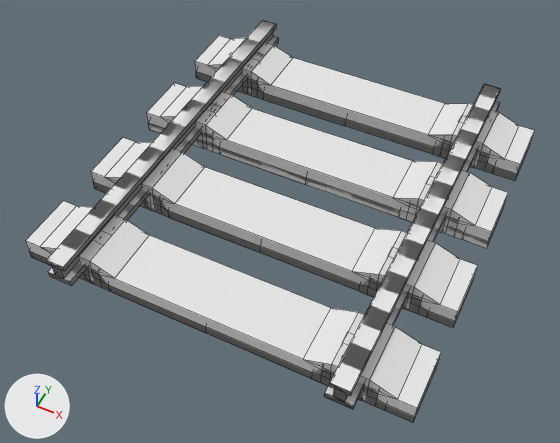
The OBJ model src/main/resources/assets/tc/models/concrete_track.obj, before and after one commit.
Camera for both pictures: a camera (50 mm lens) standing at (0.559, -1.211, 1.376) and looking at (-0.005, -0.082, -0.035). The lights are fixed; the arrows at lower left show +X, +Y and +Z. Mesh edges are drawn as thin lines. Where no turn or scale is listed for an object, it has been applied to the vertices. Vertices at the same position are counted once.

In view in the first picture: 'track_concrete', 'track_concrete.001', 'track_concrete.002'.
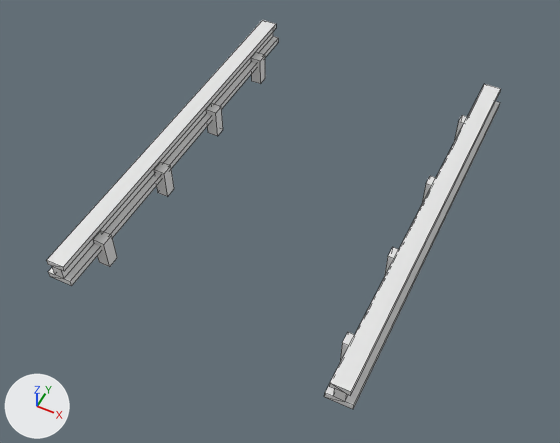
The edits, one by one:
me_track_concrete is used by ob_track_concrete; location (0.0, 0.0, 0.0).
me_track_concrete had 568 vertices, 572 faces and spanned x -0.47..0.47, y -0.5..0.5, z -0.03..0.086.
me_track_concrete now has 112 vertices, 84 faces and spans x -0.36..0.36, y -0.5..0.5, z -0.025..0.086.
me_track_concrete part 1: the loose piece of 130 vertices spanning x -0.47..0.47, y -0.445..-0.305, z -0.03..0.05 is deleted.
me_track_concrete part 2: the loose piece of 130 vertices spanning x -0.47..0.47, y 0.305..0.445, z -0.03..0.05 is deleted.
me_track_concrete part 3: the loose piece of 130 vertices spanning x -0.47..0.47, y 0.055..0.195, z -0.03..0.05 is deleted.
me_track_concrete part 4: the loose piece of 130 vertices spanning x -0.47..0.47, y -0.195..-0.055, z -0.03..0.05 is deleted.
Part 5, on me_track_concrete:
4 faces are deleted.
32 vertices are added at x -0.318..0.288, y -0.39..0.39, z -0.025..0.055.
32 new vertices lie (0.03, 0.0, 0.0) away from vertices in x -0.318..0.288, y -0.39..0.39, z -0.025..0.055.
44 new faces join them.
Object 'track_concrete.001' (ob_track_concrete_001) is deleted.
Object 'track_concrete.002' (ob_track_concrete_002) is deleted.

Pixel boxes [x1, y1, x2, y2] of what changed, in the pictures (560 x 443 px):
'track_concrete.001', deleted: before [26, 24, 535, 421]
'track_concrete', reshaped (9% narrower): before [29, 20, 530, 423]; after [46, 20, 501, 409]
'track_concrete.002', deleted: before [47, 23, 500, 402]
part 1 of me_track_concrete, deleted: before [29, 227, 438, 423]
part 2 of me_track_concrete, deleted: before [196, 53, 530, 181]
part 3 of me_track_concrete, deleted: before [148, 100, 505, 249]
part 4 of me_track_concrete, deleted: before [94, 183, 473, 327]
part 5 of me_track_concrete, built on: before [324, 393, 354, 409]; after [93, 52, 467, 409]
